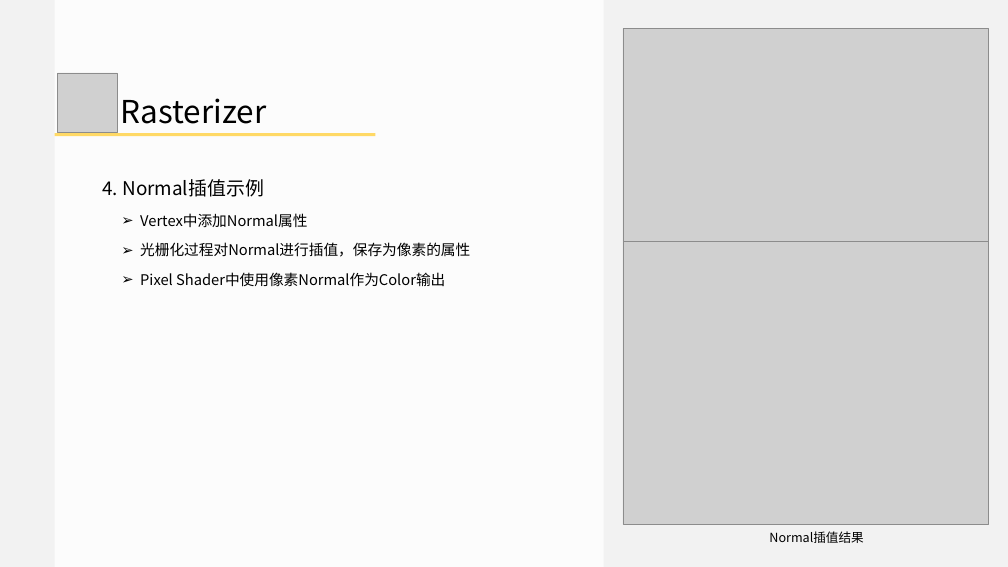
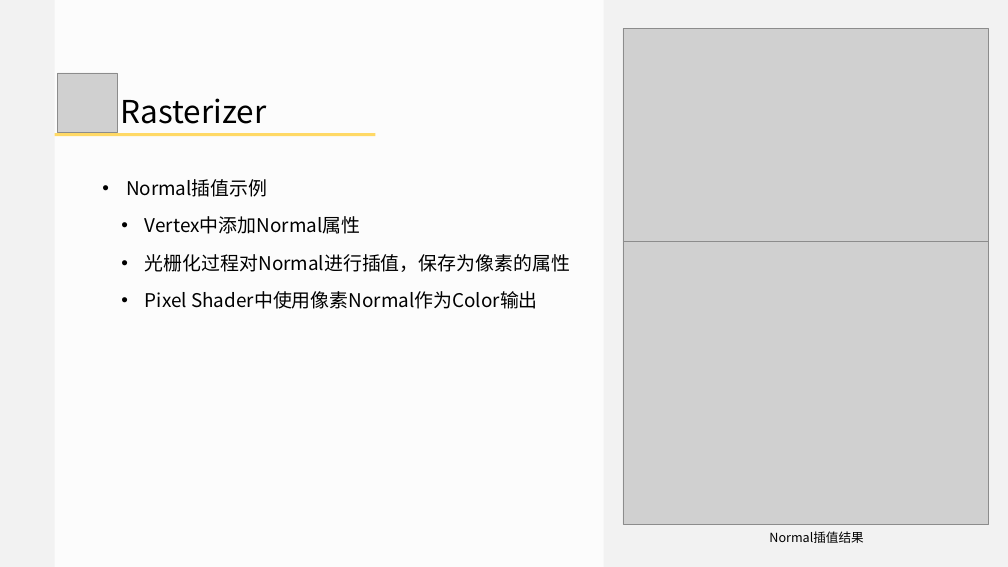
Before and after one commit to doomlover/KSGameEngineTutorials, a slide deck: slide 23 of PPTs/03.深入DX12绘制一.pptx (slide 22 before the commit). Drawn at 1008x567 pixels with LibreOffice and Linux fonts; fonts in the diff are those of the drawing; grey boxes stand for pictures. Boxes give left, top, right and bottom in pixels: in the first picture for what was removed or moved away, otherwise in the second. Text is boxed around its words. In the diff, an @@ line names an element or a change of style, - is before the commit and + after.

```diff
--- a/PPTs/03.深入DX12绘制一.pptx
+++ b/PPTs/03.深入DX12绘制一.pptx
@@ text at (x1=126, y1=179, x2=268, y2=197): text changed @@
-4. Normal插值示例
+• Normal插值示例
@@ text at (x1=145, y1=216, x2=570, y2=309): size 28 to 36 pt in "Vertex中添加Normal属性", "光栅化过程对Normal进行插值，保存为像素的属性", "Pixel Shader中使用像素Normal作为Color输出"; bullet ➢ to • @@
```
Also in this commit, not shown: 28 other slides changed, 1 slide added.
